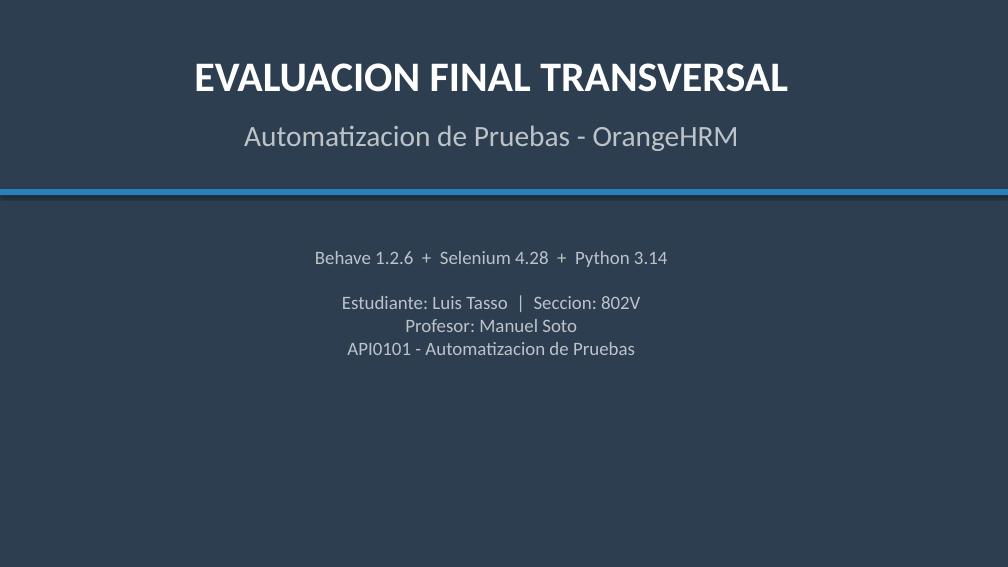
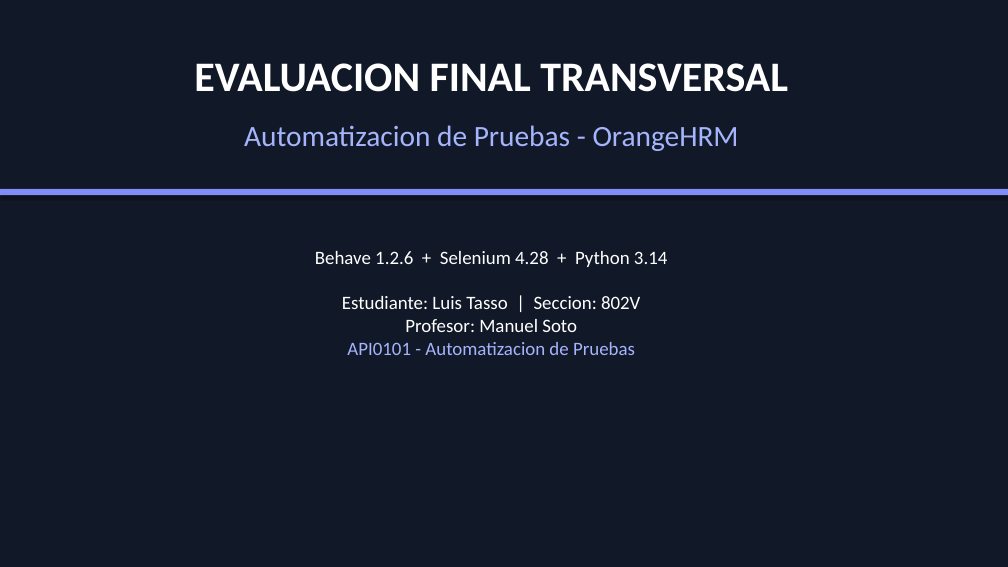
Before and after one commit to LTassoD/Plan-automatizacion-pruebas-OrangeHRM, a slide deck: slide 1 of PRESENTACION_FINAL_EFT.pptx. Drawn at 1008x567 pixels with LibreOffice and Linux fonts; fonts in the diff are those of the drawing. Boxes give left, top, right and bottom in pixels: in the first picture for what was removed or moved away, otherwise in the second. Text is boxed around its words. In the diff, an @@ line names an element or a change of style, - is before the commit and + after.

Commit message:
Dark theme PPT: dark blue bg, indigo accent, recolor tables

```diff
--- a/PRESENTACION_FINAL_EFT.pptx
+++ b/PRESENTACION_FINAL_EFT.pptx
@@ background #2C3E50 to #111827 @@
@@ text "Automatizacion de Pruebas - OrangeHRM" at [244, 125, 739, 151]: text colour #BDC3C7 to #A5B4FC @@
@@ rectangle at [0, 189, 1008, 195]: fill #2980B9 to #818CF8 @@
@@ text "Behave 1.2.6 + Selenium 4.28 ..." at [315, 251, 667, 355]: text colour #BDC3C7 to #FFFFFF in "Behave 1.2.6 + Selenium 4.28 + Python ..."; text colour #BDC3C7 to #A5B4FC in "API0101 - Automatizacion de Pruebas" @@
```
Also in this commit, not shown: 10 other slides changed, 1 other file.
